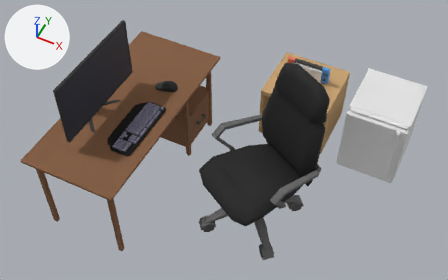
One commit to the Blender file src/assets/lowgameroom.blend: the scene before it, then after it.
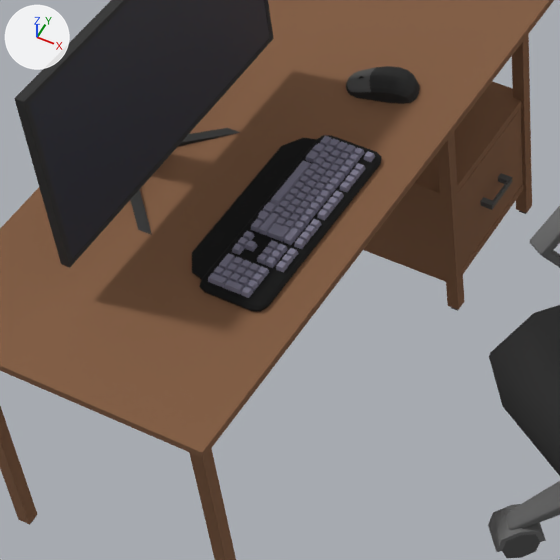
Each version appears first whole from a 50 mm lens placed at (1.54, -3.37, 4.92), pointed at (-0.15, 0.0, 0.71), and next in a close-up on the part from 11% to 49% of the width and 22% to 83% of the height. Lighting does not change. The marker at upper left points along +X, +Y and +Z.

The first close-up shows 'Alusta_Material.001_0', 'ChairTop', 'ComputerChair', 'Cube.002_Material.002_0', 'Cube.005_Material.002_0', 'Cube.008_Material.002_0', 'Monitor', 'MonitorScreen', 'Numerot ( 1 - 9 + 0 )_Material.002_0', 'Object_2', 'desk5_BlackWood_0'.
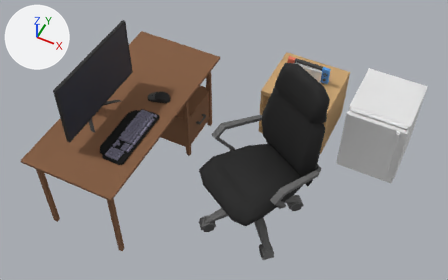
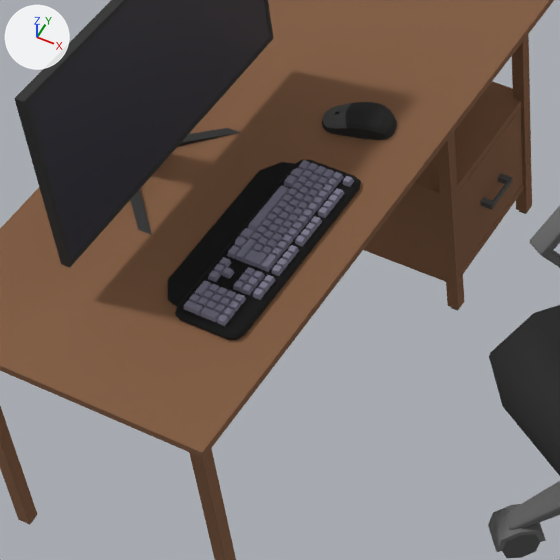
ob_mouse is not drawn itself; it is the parent of ob_object_2, ob_object_3, ob_object_4_001, ob_object_5, ob_object_6_001.
ob_keyboard is not drawn itself; it is the parent of ob_del, ob_x, ob_1_____2_____3, ob_4_____5_____6, ob_7_____8_____9, ob_del_____end_____pd, ob_f1___f4, ob_f5___f8.

Location of each change, (x1, y1, x2, y2) in pixels of the close-ups (560 x 560 px):
```json
{"object": "Alusta_Material.001_0", "change": "moved", "before": [192, 135, 382, 312], "after": [168, 159, 361, 340]}
{"object": "Object_2", "change": "moved", "before": [346, 66, 420, 104], "after": [322, 102, 397, 140]}
{"object": "Numerot ( 1 - 9 + 0 )_Material.002_0", "change": "moved", "before": [294, 147, 365, 232], "after": [271, 172, 344, 259]}
{"object": "Cube.002_Material.002_0", "change": "moved", "before": [284, 152, 350, 230], "after": [262, 177, 328, 256]}
{"object": "Cube.005_Material.002_0", "change": "moved", "before": [276, 150, 341, 226], "after": [253, 174, 320, 252]}
{"object": "Cube.008_Material.002_0", "change": "moved", "before": [274, 145, 335, 217], "after": [251, 170, 313, 243]}
{"object": "Object_4.001", "change": "moved", "before": [347, 68, 375, 93], "after": [323, 103, 352, 129]}
{"object": "SPACE_Material.002_0", "change": "moved", "before": [270, 161, 312, 206], "after": [247, 185, 290, 233]}
{"object": "( NL ) ( / ) ( * ) ( - )_Material.002_0", "change": "moved", "before": [241, 266, 269, 298], "after": [217, 294, 246, 326]}
{"object": "( F9 - f12 )_Material.002_0", "change": "moved", "before": [294, 219, 322, 249], "after": [271, 245, 299, 276]}
{"object": "( F5 - f8 )_Material.002_0", "change": "moved", "before": [317, 190, 344, 221], "after": [295, 216, 322, 247]}
{"object": "( F1 - F4 )_Material.002_0", "change": "moved", "before": [339, 163, 366, 192], "after": [318, 188, 344, 218]}
{"object": "ENTER OIKEA_Material.002_0", "change": "moved", "before": [267, 223, 290, 242], "after": [244, 250, 268, 269]}
{"object": "( INS ) ( HOME ) ( PU )_Material.002_0", "change": "moved", "before": [265, 244, 288, 268], "after": [242, 270, 265, 295]}
{"object": "( PS ) ( SL ) ( PB )_Material.002_0", "change": "moved", "before": [276, 248, 299, 272], "after": [253, 275, 276, 300]}
{"object": "( LEFT ) ( DOWN ) ( RIGHT )_Material.002_0", "change": "moved", "before": [232, 231, 255, 255], "after": [208, 257, 231, 282]}
{"object": "( DEL ) ( END ) ( PD )_Material.002_0", "change": "moved", "before": [257, 240, 279, 265], "after": [233, 267, 256, 292]}
{"object": "( 7 ) ( 8 ) ( 9 )_Material.002_0", "change": "moved", "before": [238, 263, 260, 287], "after": [214, 290, 237, 315]}
{"object": "( 4 ) ( 5 ) ( 6 )_Material.002_0", "change": "moved", "before": [230, 260, 252, 283], "after": [206, 287, 229, 311]}
{"object": "( 1 ) ( 2 ) ( 3 )_Material.002_0", "change": "moved", "before": [222, 256, 244, 280], "after": [198, 284, 220, 308]}
{"object": "RIGHT SHIFT_Material.002_0", "change": "moved", "before": [259, 213, 280, 235], "after": [236, 239, 257, 262]}
{"object": "ENTER_Material.002_0", "change": "moved", "before": [208, 273, 228, 288], "after": [184, 300, 204, 316]}
{"object": "( + )_Material.002_0", "change": "moved", "before": [224, 280, 244, 294], "after": [200, 307, 220, 322]}
{"object": "BACKPACE_Material.002_0", "change": "moved", "before": [284, 227, 301, 245], "after": [261, 254, 278, 272]}
{"object": "( INS ) / ( 0 )_Material.002_0", "change": "moved", "before": [219, 253, 235, 270], "after": [195, 280, 212, 298]}
{"object": "ALT_Material.002_0", "change": "moved", "before": [305, 150, 319, 163], "after": [284, 175, 298, 188]}
{"object": "ALTGR_Material.002_0", "change": "moved", "before": [263, 202, 277, 215], "after": [240, 228, 254, 241]}
{"object": "OIKEA CTRL_Material.002_0", "change": "moved", "before": [251, 219, 264, 232], "after": [227, 245, 240, 259]}
{"object": "FN_Material.002_0", "change": "moved", "before": [258, 210, 270, 223], "after": [234, 236, 247, 250]}
{"object": "WINDOWS_Material.002_0", "change": "moved", "before": [312, 143, 326, 155], "after": [290, 168, 304, 179]}
{"object": "( UP )_Material.002_0", "change": "moved", "before": [246, 240, 258, 252], "after": [222, 267, 234, 279]}
{"object": "CP_Material.002_0", "change": "moved", "before": [336, 141, 348, 154], "after": [314, 166, 327, 178]}
{"object": "ESC_Material.002_0", "change": "moved", "before": [364, 151, 375, 162], "after": [343, 176, 354, 187]}
{"object": "TAB_Material.002_0", "change": "moved", "before": [344, 144, 356, 156], "after": [323, 169, 335, 181]}
{"object": "LEFT CTRL_Material.002_0", "change": "moved", "before": [320, 136, 332, 147], "after": [298, 160, 310, 172]}
{"object": "LEFT SHIFT_Material.002_0", "change": "moved", "before": [329, 138, 340, 150], "after": [307, 163, 319, 174]}
{"object": ". DEL_Material.002_0", "change": "moved", "before": [213, 266, 225, 276], "after": [189, 294, 201, 304]}
```

Scene script edits in JSON lines:
```json
{"op": "set", "path": "ob_mouse.location", "old": "(-0.807, 0.181, 0.945)", "new": "(-0.793, 0.0242, 0.945)"}
{"op": "set", "path": "ob_keyboard.location", "old": "(-0.777, -0.244, 0.945)", "new": "(-0.781, -0.352, 0.945)"}
```
